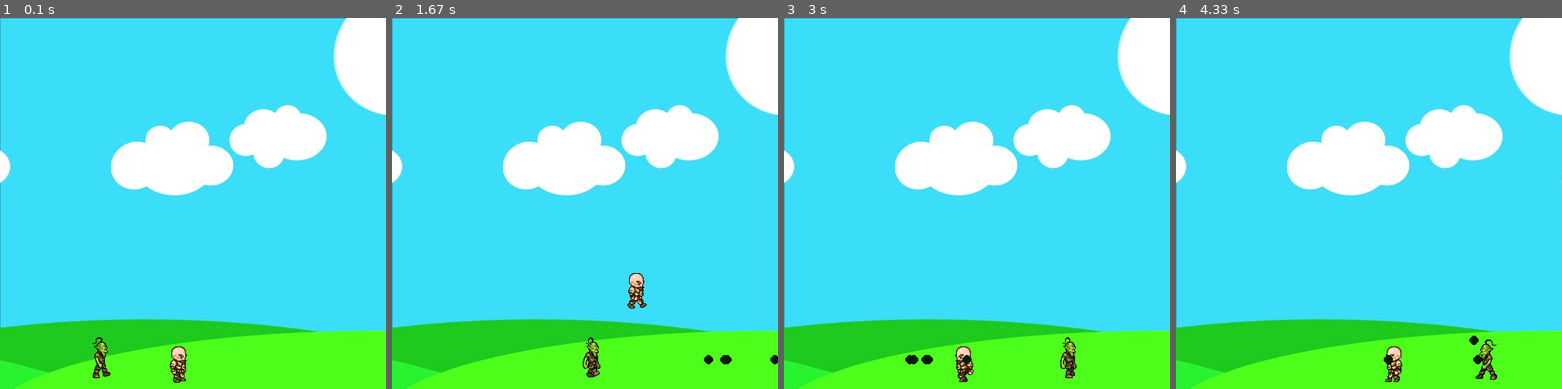
Above: before the commit, frames 1-4 (left to right).
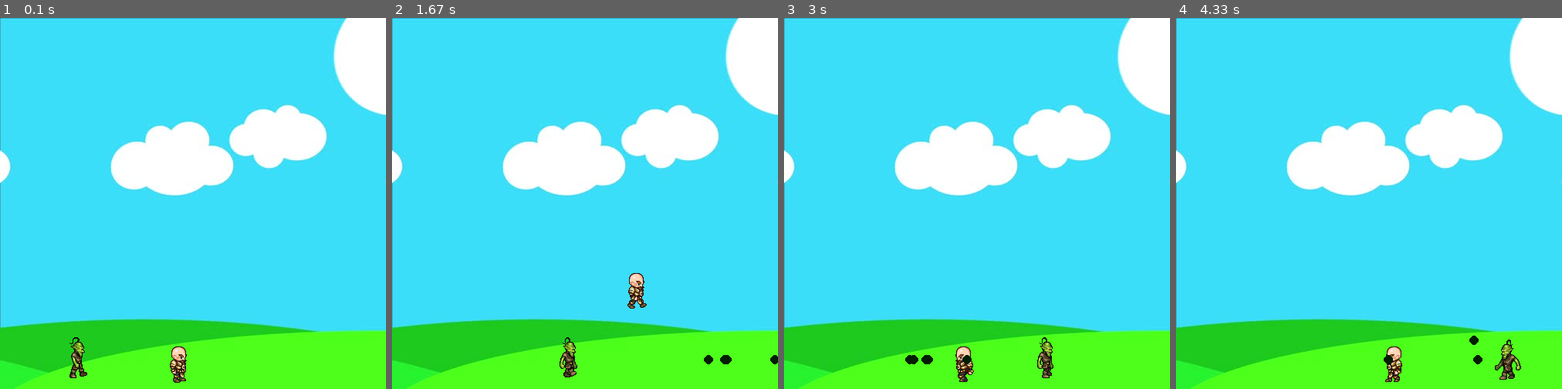
Above: after the commit, the same moments.

Repository: fsiddh/Pygame
Game: pygame game, started from Games/#6 - Introducing Enemies.py
Same seed, same stepped clock (60 frames per second), same inputs: the game is played once before the commit and once after it.
Inputs:
- Up to frame 1 (0.1 s): no input
- Up to frame 2 (1.67 s): tap Space at 0.33, 0.73, 1.03, 1.23, 1.57 s; hold Right 0.67-1.13 s; hold Up 1.17-1.47 s; hold Right from 1.5 s (still down)
- Up to frame 3 (3 s): tap Space at 1.87, 2.07, 2.37, 2.63, 2.93 s; release Right at 1.97 s; hold Left 2-2.53 s; hold Left 2.57-2.97 s
- Up to frame 4 (4.33 s): hold Up 3-3.37 s; tap Space at 3.07, 3.47, 3.77, 4.13 s; hold Right 3.4-4.03 s; hold Left from 4.07 s (still down)

The runs differ from the first frame. In frame 1, 0.6% of the frame differs, in the area x 18-29%, y 86-98%; in frame 2, 0.6%; in frame 3, 0.6%; in frame 4, 0.6%, in the area x 77-90%, y 86-98%.

Commit message:
Add files via upload

Diff:
--- a/Games/#6 - Introducing Enemies.py
+++ b/Games/#6 - Introducing Enemies.py
@@ -128,7 +128,7 @@
 
 
 man = Player(200, 410, 64, 64)
-enemy = Enemy(100, 410, 64, 64, 400)
+enemy = Enemy(70, 410, 64, 64, 400)
 bullets = []
 run = True
 # mainloop
--- a/Games/#7 - Collision, Hit Boxes and Display Text.py
+++ b/Games/#7 - Collision, Hit Boxes and Display Text.py
@@ -30,6 +30,7 @@
         self.walkCount = 0
         self.jumpCount = 10
         self.standing = True
+        # The elements in the hitbox are (top left x, top left y, width, height)
         self.hitbox = (self.x + 20, self.y + 12, 24, 52)
 
     def draw(self, win):
@@ -48,10 +49,15 @@
             else:
                 win.blit(walkRight[0], (self.x, self.y))
 
+        # Since our player moves we will have to constantly redefine the hit box from within,
+        # the draw method of our player class.
+        # To do this we will simply copy the line from above into the draw method."
         self.hitbox = (self.x + 20, self.y + 12, 24, 52)
-        pygame.draw.rect(win, (255, 0, 0), self.hitbox, 2)
-
-
+        pygame.draw.rect(win, (255, 0, 0), self.hitbox, 2)  # To draw the hit box around the player
+
+
+# We will repeat adding rect process in the enemy class.
+# And after adding in the hit box we will also define a new method called hit.
 class Enemy:
     walkRight = [pygame.image.load('pics/R1E.png'), pygame.image.load('pics/R2E.png'), pygame.image.load('pics/R3E.png'),
                  pygame.image.load('pics/R4E.png'), pygame.image.load('pics/R5E.png'), pygame.image.load('pics/R6E.png'),
@@ -87,8 +93,8 @@
             self.walkCount += 1
 
         self.hitbox = (self.x + 17, self.y + 2, 31, 57)
-        pygame.draw.rect(win, (255, 0, 0), self.hitbox, 2)
-        pygame.draw.rect(win, (0, 0, 0), (290, 13, 200, 30), 2)
+        pygame.draw.rect(win, (255, 0, 0), self.hitbox, 2)  # Draws a rectangle around the score
+        pygame.draw.rect(win, (0, 0, 0), (330, 13, 140, 30), 2)  # Draws the hit box around the enemy
 
     def move(self):
         if self.vel > 0:
@@ -104,15 +110,16 @@
                 self.vel = self.vel * -1
                 self.walkCount = 0
 
-    def hit(self, win):
+    # NEW METHOD
+    def hit(self, win):  # This will display when the enemy is hit
         # create a font object.
         # 1st parameter is the font file which is present in pygame.
         # 2nd parameter is size of the font
         font = pygame.font.Font('freesansbold.ttf', 20)
 
         # create a text surface object, on which text is drawn on it.
-        score = font.render("Goblin's life = -{}xp".format(self.hitcount), True, (0, 0, 0))
-        win.blit(score, (300, 20))
+        score = font.render("Score = -{}xp".format(self.hitcount), True, (0, 0, 0))
+        win.blit(score, (340, 20))
         pass
 
 
@@ -145,6 +152,11 @@
 enemy = Enemy(70, 410, 64, 64, 400)
 
 bullets = []
+
+# Bullet Glitch (BG)
+# There is a small glitch you may have noticed which causes our bullets to stick together,
+# or shoot multiple at the same time. To fix this we must do the following.
+# First we are going to create a variable called bullets_fix outside of our main loop."
 bullets_fix = 0
 
 run = True
@@ -152,6 +164,7 @@
 while run:
     clock.tick(27)
 
+    # (BG) After that we will place the following code at the top of our while loop.
     if bullets_fix > 0:
         bullets_fix += 1
     if bullets_fix > 3:
@@ -163,13 +176,21 @@
 
     keys = pygame.key.get_pressed()
 
-    # "Do not delete this Comment"
-    for bullet in bullets:  # This for loop is for moving the bullets !
+    # Collision
+    # The fist collision we will check for is between the bullets and the enemy.
+    # Every time we move a bullet we will check if it has collided with the enemy.
+    # Since we already have a for loop setup to check if the bullets leave the screen,
+    # we will do our collision check in there.
+    # We are going to say these objects have collided if the x and y coordinate of the bullet sit inside the hit box,
+    # of the enemy. We check this with the following code.
+    for bullet in bullets:  # This for loop is for moving the bullets ! ("Do not delete this Comment")
+        # Check if the bullets is in between the height of the hitbox
         if bullet.y - bullet.radius < enemy.hitbox[1] + enemy.hitbox[3] and bullet.y + bullet.radius > enemy.hitbox[1]:
+            # Check if the bullets is in between the length of the hitbox
             if bullet.x + bullet.radius*2 > enemy.hitbox[0] and bullet.x - bullet.radius*2 < enemy.hitbox[0] + \
                     enemy.hitbox[2]:
-                enemy.hit(win)
-                bullets.pop(bullets.index(bullet))
+                enemy.hit(win)  # calls enemy hit method
+                bullets.pop(bullets.index(bullet))  # removes bullet from bullet list
                 enemy.hitcount += 1
 
         if 500 > bullet.x > man.vel:
@@ -177,6 +198,7 @@
         else:
             bullets.pop(bullets.index(bullet))
 
+    # (BG) Then we will modify our space bar event check the following way. (by adding the "and shootLoop == 0")
     if keys[pygame.K_SPACE] and bullets_fix == 0:
         if man.left:
             facing = -1
@@ -185,6 +207,7 @@
         if len(bullets) < 5:
             bullets.append(Projectiles(round(man.x + man.width//2), round(man.y + man.height // 2), 6, (0, 0, 0),
                                        facing))
+
         bullets_fix = 1
 
     if keys[pygame.K_LEFT] and man.x > man.vel:
